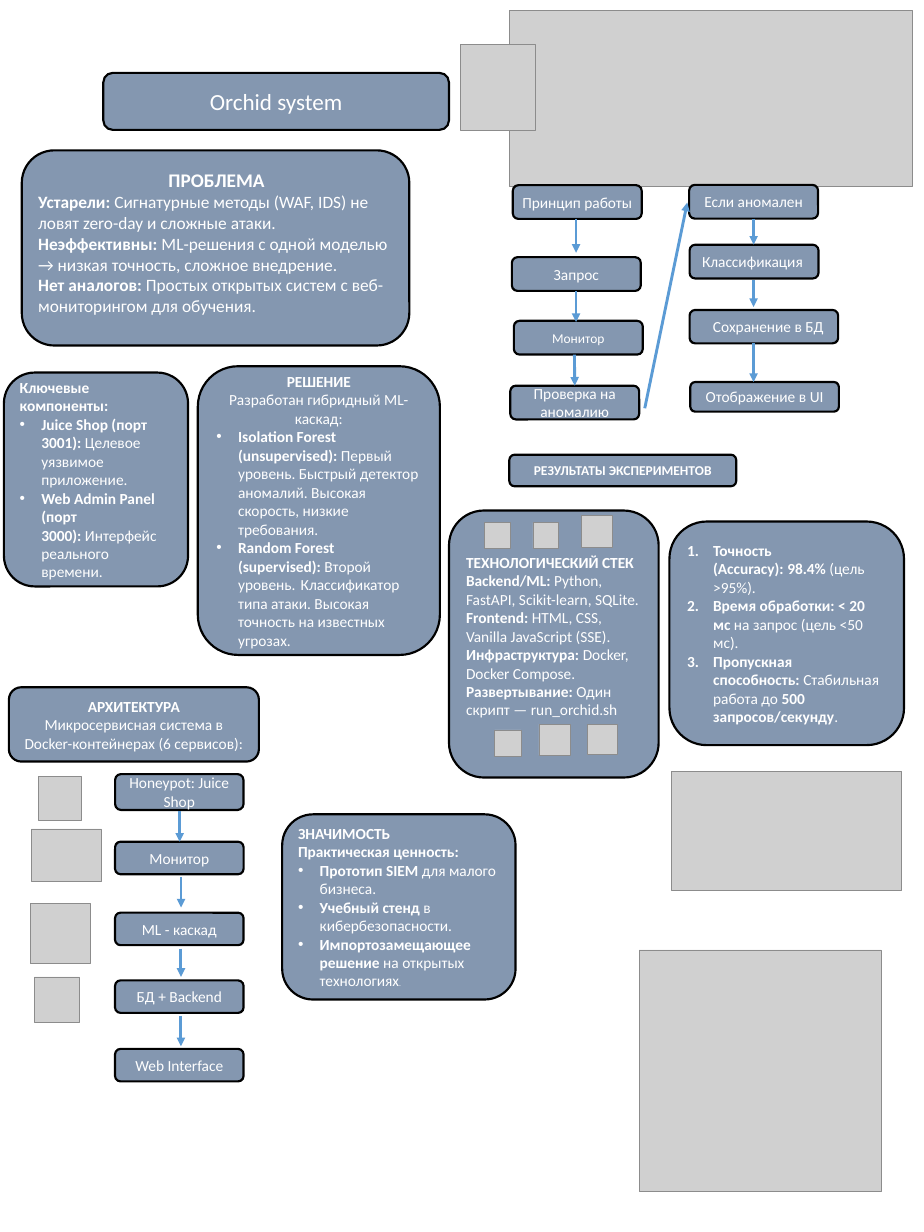
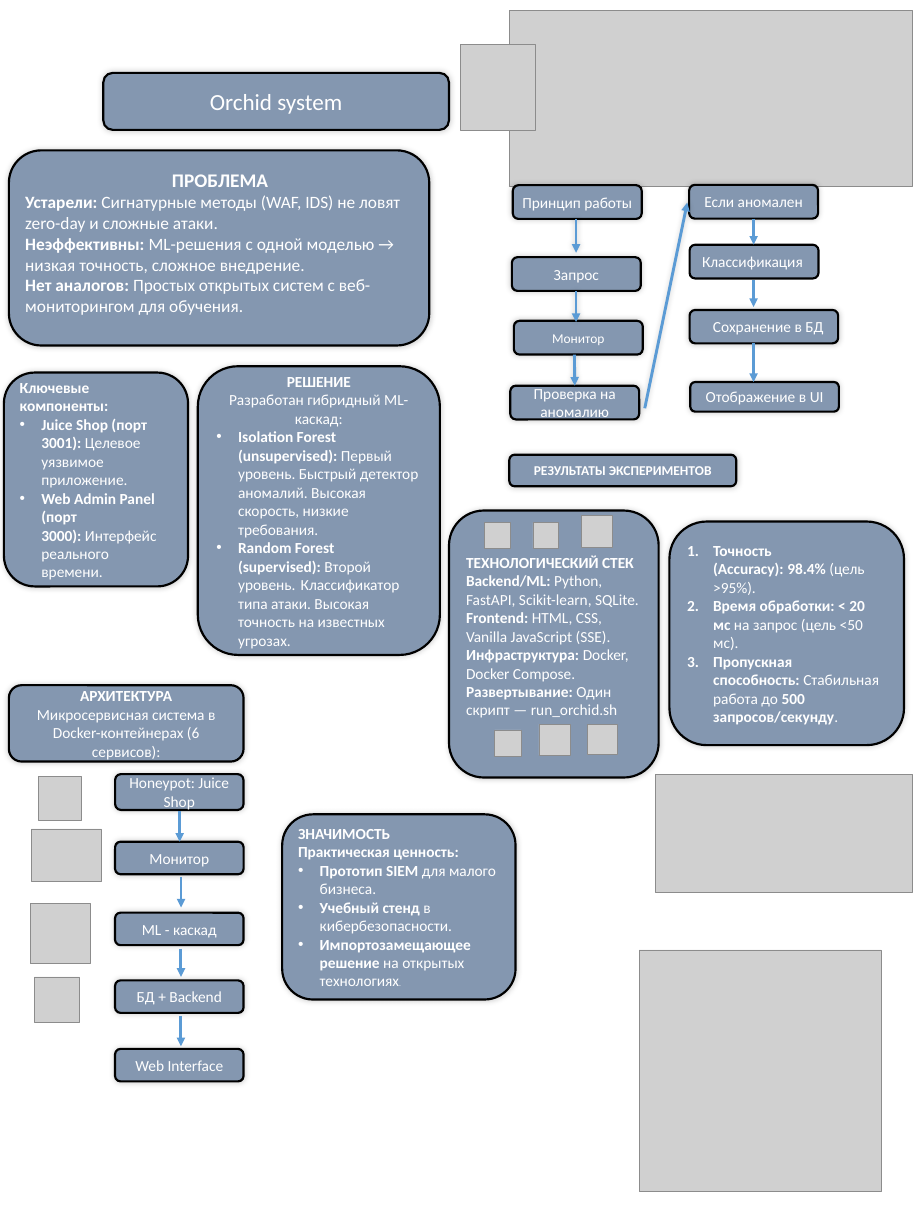
Before and after one commit to Gersog-art/Plakat_project, a slide deck: slide 1 of orchid_plakat.pptx. Drawn at 924x1232 pixels with LibreOffice and Linux fonts; fonts in the diff are those of the drawing; grey boxes stand for pictures; background and template pictures are left out. Boxes give left, top, right and bottom in pixels: in the first picture for what was removed or moved away, otherwise in the second. Text is boxed around its words. In the diff, an @@ line names an element or a change of style, - is before the commit and + after.

Commit message:
плакат

```diff
--- a/orchid_plakat.pptx
+++ b/orchid_plakat.pptx
@@ rounded rectangle "ПРОБЛЕМА": place and size @@
-rounded rectangle "ПРОБЛЕМА" at (21, 150, 409, 346)
+rounded rectangle "ПРОБЛЕМА" at (9, 150, 430, 346)
@@ shadow on in 21 elements at (198, 367, 439, 656), (115, 774, 243, 810), (115, 842, 243, 875), (115, 913, 243, 945), (115, 981, 243, 1013), (115, 1049, 243, 1082), (4, 373, 189, 587), (670, 522, 905, 746), (449, 511, 659, 778), (282, 814, 516, 1000), (103, 73, 449, 130), (509, 455, 736, 487), (513, 185, 642, 219), (512, 257, 641, 291), (514, 321, 643, 355), (510, 386, 639, 420), (689, 185, 818, 219), (690, 310, 838, 343), (690, 382, 839, 412), (9, 150, 430, 346), (9, 686, 244, 762) @@
@@ rounded rectangle "АРХИТЕКТУРА Микросервисная система в Docker-контейнерах ...": place and size @@
-rounded rectangle "АРХИТЕКТУРА Микросервисная система в Docker-контейнерах ..." at (9, 688, 259, 762)
+rounded rectangle "АРХИТЕКТУРА Микросервисная система в Docker-контейнерах ..." at (9, 686, 244, 762)
@@ picture: place and size @@
-picture at (672, 772, 902, 891)
+picture at (655, 774, 913, 893)
```
